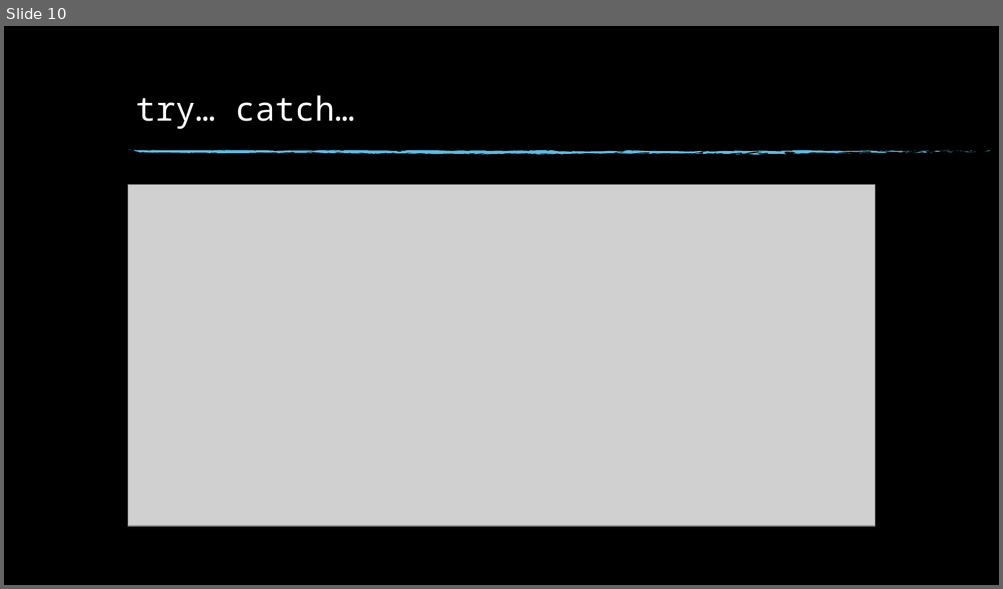
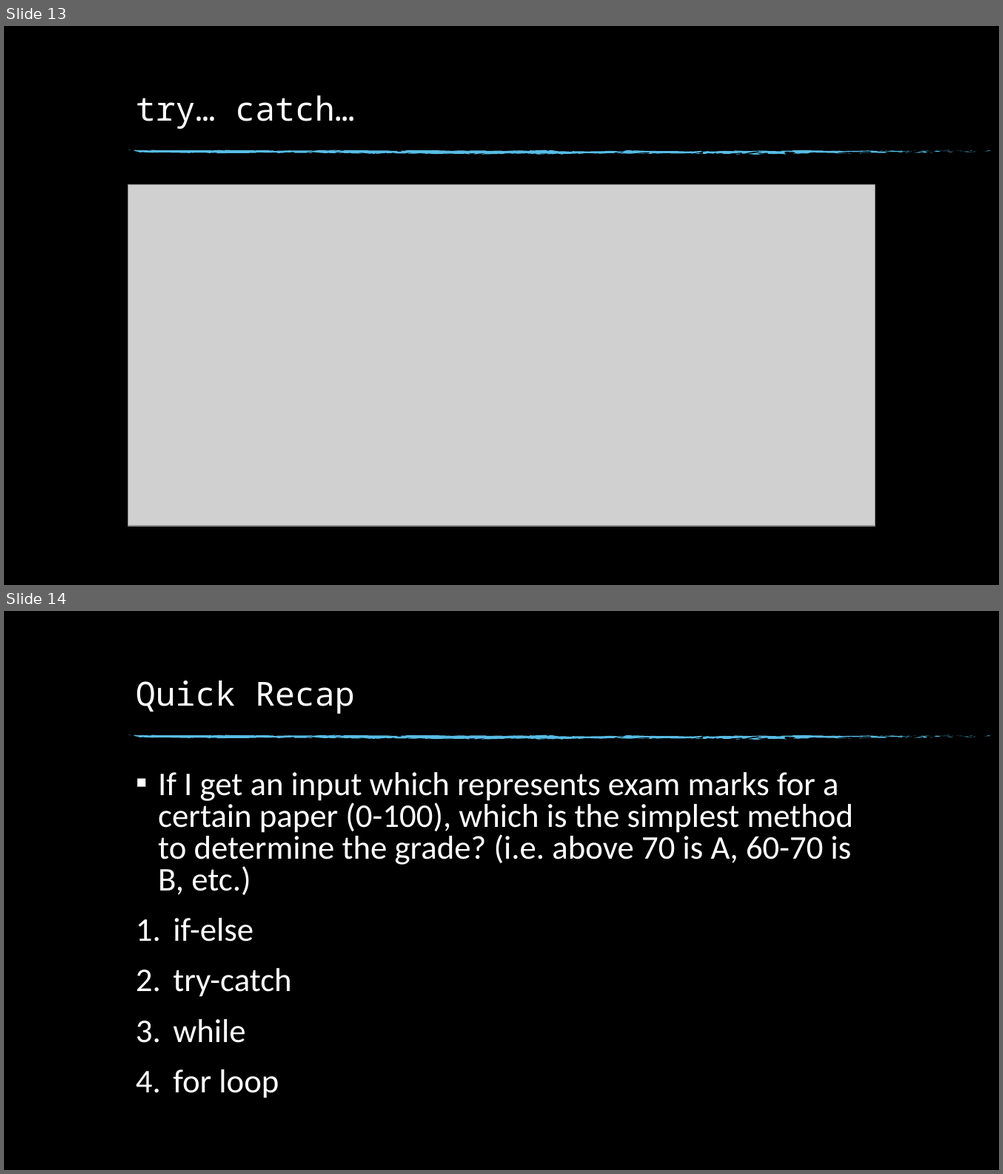
Before and after one commit to NottsCSS/DotNetWorkshop, a slide deck: Week1/Week 1.pptx. Shown one above the other, each under a label of ours: slide 10 before the commit, slides 13 and 14 after it. The pictures are 1003x589 and 1003x1174 pixels, drawn with LibreOffice and Linux fonts; fonts in the diff are those of the drawing; grey boxes stand for pictures; background and template pictures are left out. Boxes give left, top, right and bottom in pixels: in the first picture for what was removed or moved away, otherwise in the second. Text is boxed around its words. In the diff, an @@ line names an element or a change of style, - is before the commit and + after.

```diff
--- a/Week1/Week 1.pptx
+++ b/Week1/Week 1.pptx
@@ slide 14 added at (4, 611, 999, 1170), background picture (left out); not listed: 74 template elements that a slide beside it also shows @@
@@ title added at (136, 681, 354, 714), 32 pt, text #FFFFFF @@
+Quick Recap
@@ text added at (158, 772, 854, 1099), 32 pt, text #FFFFFF @@
+▪ If I get an input which represents exam marks for a certain paper (0-100), which is the simplest method to determine the grade? (i.e. above 70 is A, 60-70 is B, etc.)
+1. if-else
+2. try-catch
+3. while
+4. for loop
@@ what was slide 10 is now slide 13 @@
```
Also in this commit, not shown: 4 slides changed, 6 other slides added.
